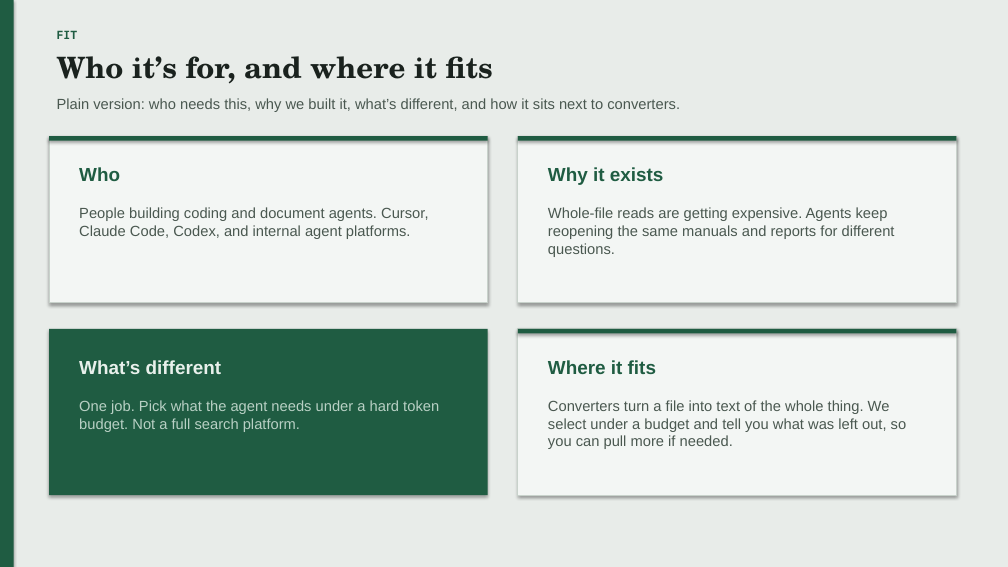
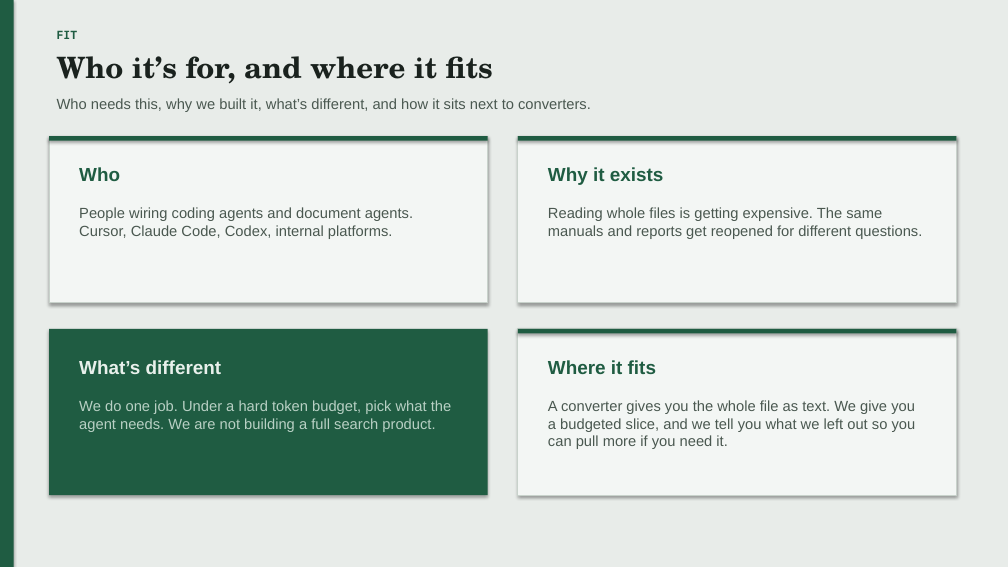
Before and after one commit to shenba1712/context-compiler, a slide deck: slide 3 of pitch/context-compiler-pitch.pptx. Drawn at 1008x567 pixels with LibreOffice and Linux fonts; fonts in the diff are those of the drawing. Boxes give left, top, right and bottom in pixels: in the first picture for what was removed or moved away, otherwise in the second. Text is boxed around its words. In the diff, an @@ line names an element or a change of style, - is before the commit and + after.

```diff
--- a/pitch/context-compiler-pitch.pptx
+++ b/pitch/context-compiler-pitch.pptx
@@ text at bbox=[57, 98, 591, 112]: text changed @@
-Plain version: who needs this, why we built it, what’s different, and how it sits next to converters.
+Who needs this, why we built it, what’s different, and how it sits next to converters.
@@ text at bbox=[79, 207, 413, 239]: text changed @@
-People building coding and document agents. Cursor, Claude Code, Codex, and internal agent platforms.
+People wiring coding agents and document agents. Cursor, Claude Code, Codex, internal platforms.
@@ text at bbox=[548, 207, 922, 239]: text changed @@
-Whole-file reads are getting expensive. Agents keep reopening the same manuals and reports for different questions.
+Reading whole files is getting expensive. The same manuals and reports get reopened for different questions.
@@ text at bbox=[79, 400, 451, 432]: text changed @@
-One job. Pick what the agent needs under a hard token budget. Not a full search platform.
+We do one job. Under a hard token budget, pick what the agent needs. We are not building a full search product.
@@ text at bbox=[548, 400, 916, 449]: text changed @@
-Converters turn a file into text of the whole thing. We select under a budget and tell you what was left out, so you can pull more if needed.
+A converter gives you the whole file as text. We give you a budgeted slice, and we tell you what we left out so you can pull more if you need it.
```
Also in this commit, not shown: 5 other slides changed.
